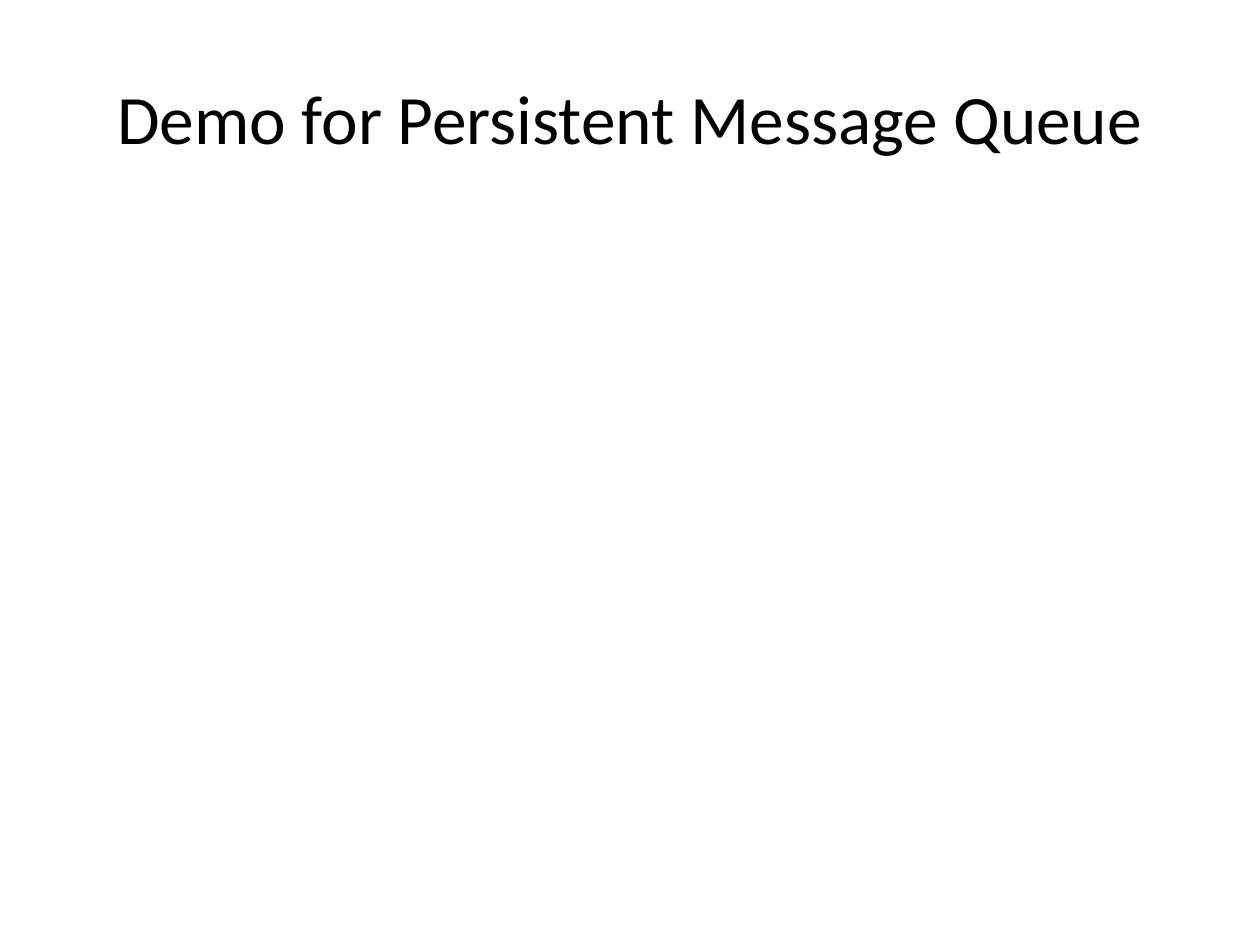
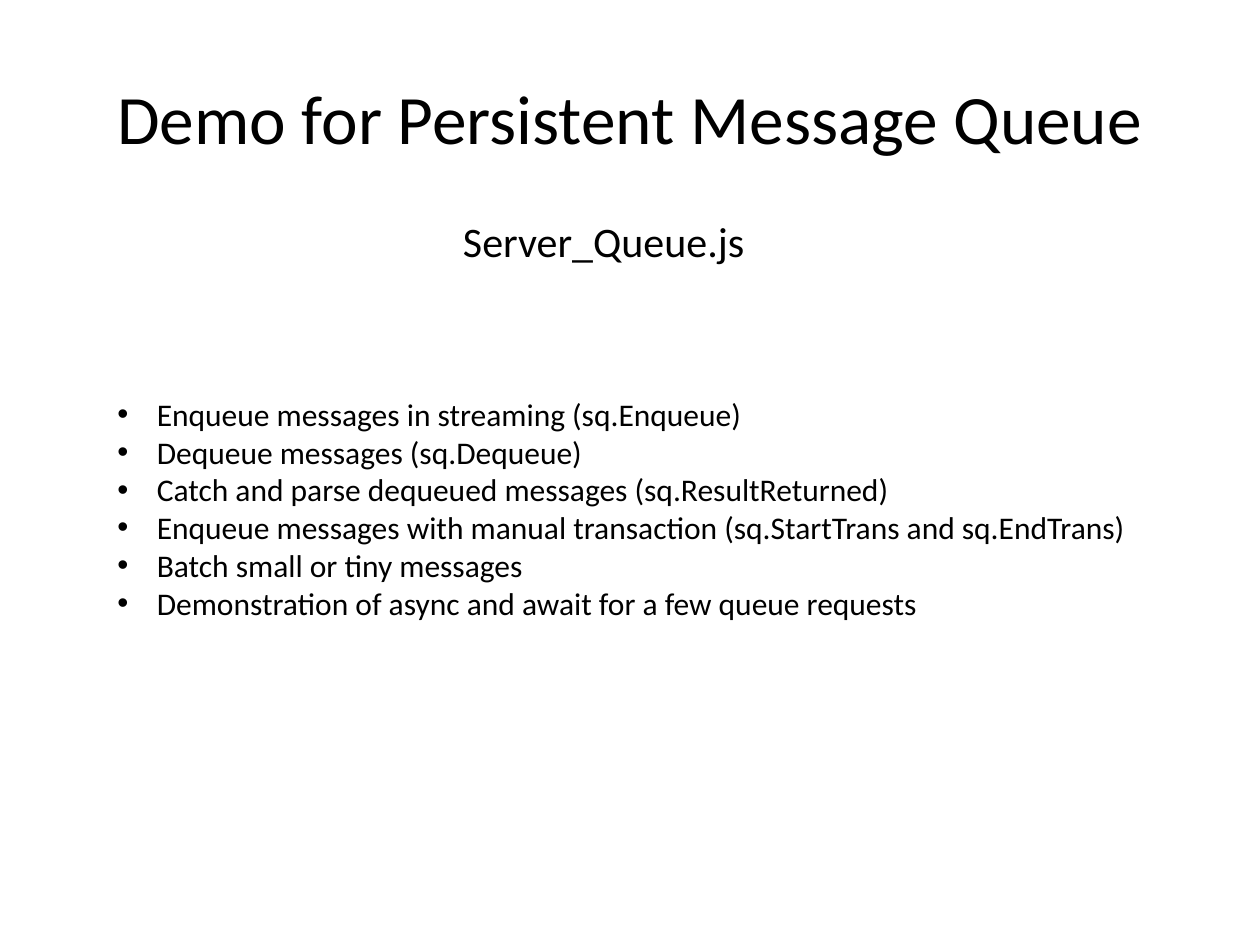
Before and after one commit to udaparts/nodejsdemos, a slide deck: slide 21 of SocketPro for Node.js.pptx (slide 22 before the commit). Drawn at 1260x945 pixels with LibreOffice and Linux fonts; fonts in the diff are those of the drawing. Boxes give left, top, right and bottom in pixels: in the first picture for what was removed or moved away, otherwise in the second. Text is boxed around its words. In the diff, an @@ line names an element or a change of style, - is before the commit and + after.

```diff
--- a/SocketPro for Node.js.pptx
+++ b/SocketPro for Node.js.pptx
@@ text added at [463,228,744,265], 24 pt, text #000000 @@
+Server_Queue.js
@@ text added at [157,403,1124,620], 18 pt, text #000000 @@
+• Enqueue messages in streaming (sq.Enqueue)
+• Dequeue messages (sq.Dequeue)
+• Catch and parse dequeued messages (sq.ResultReturned)
+• Enqueue messages with manual transaction (sq.StartTrans and sq.EndTrans)
+• Batch small or tiny messages
+• Demonstration of async and await for a few queue requests
```
Also in this commit, not shown: 8 other slides changed, 3 slides added, 2 slides removed, 2 other files.
